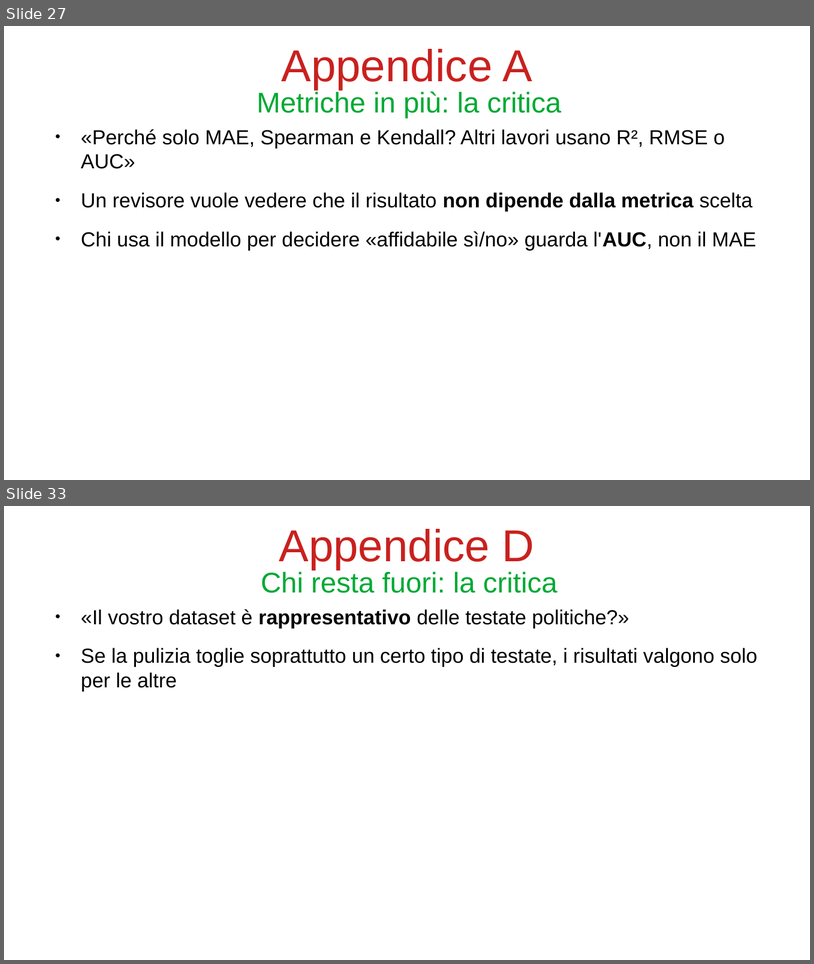
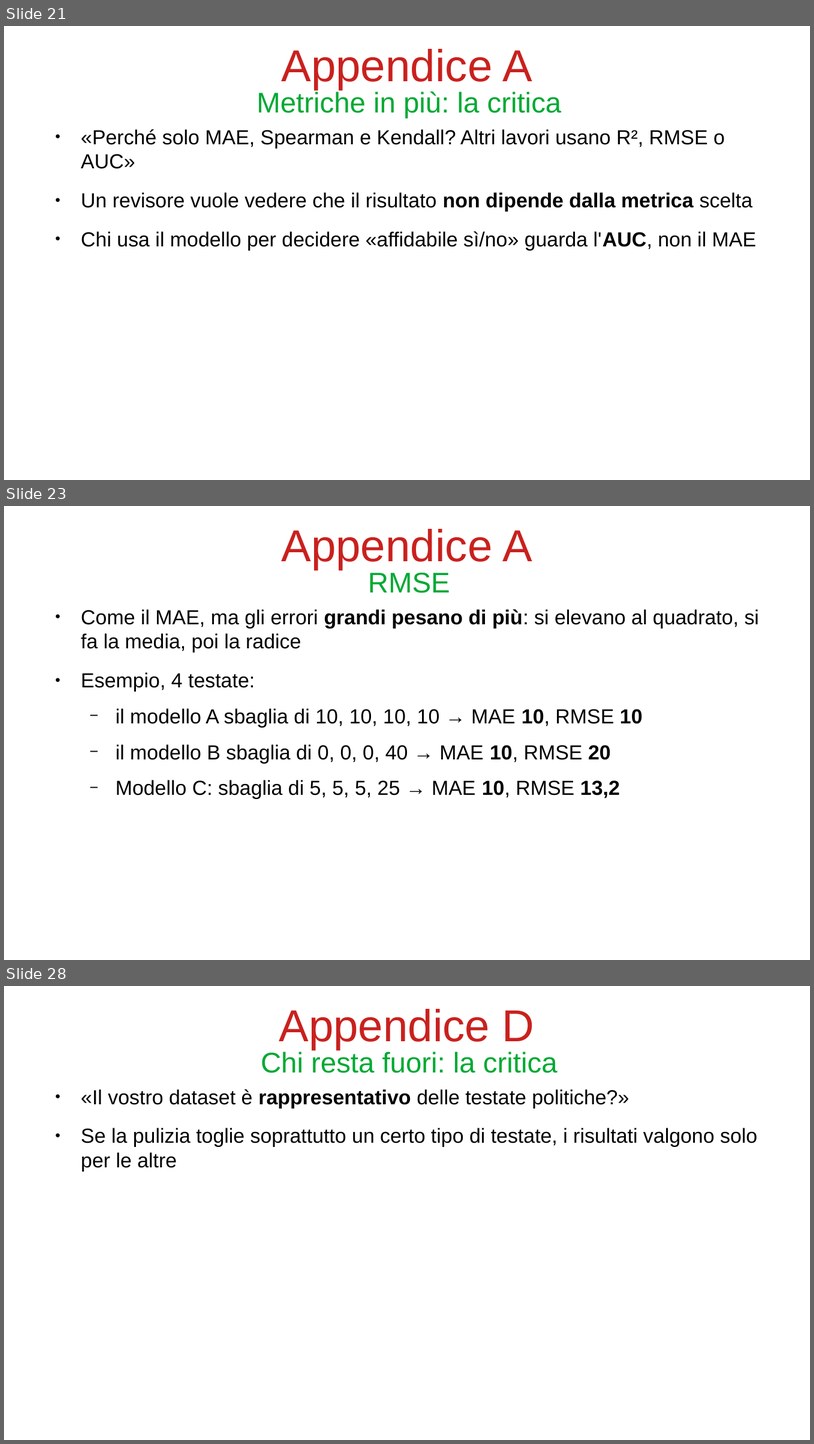
Before and after one commit to bianchi-john/PublisherClassification, a slide deck: Presentazioni/Paper rivista/PaperRivista.odp. Shown one above the other, each under a label of ours: slides 27 and 33 before the commit, slides 21, 23 and 28 after it; the slides between them are not shown. The pictures are 814x964 and 814x1444 pixels, drawn with LibreOffice and Linux fonts; fonts in the diff are those of the drawing. Boxes give left, top, right and bottom in pixels: in the first picture for what was removed or moved away, otherwise in the second. Text is boxed around its words. In the diff, an @@ line names an element or a change of style, - is before the commit and + after.

```diff
--- a/Presentazioni/Paper rivista/PaperRivista.odp
+++ b/Presentazioni/Paper rivista/PaperRivista.odp
@@ slide 23 added at bbox=[4, 506, 810, 960], background #FFFFFF @@
@@ title added at bbox=[282, 529, 533, 570], 44 pt, text #C9211E @@
+Appendice A
@@ title added at bbox=[368, 573, 450, 593], 28 pt, text #00A933 @@
+RMSE
@@ text added at bbox=[81, 609, 759, 799], 20 pt, text #000000 @@
+● Come il MAE, ma gli errori grandi pesano di più: si elevano al quadrato, si fa la media, poi la radice
+● Esempio, 4 testate:
+  − il modello A sbaglia di 10, 10, 10, 10 → MAE 10, RMSE 10
+  − il modello B sbaglia di 0, 0, 0, 40 → MAE 10, RMSE 20
+  − Modello C: sbaglia di 5, 5, 5, 25 → MAE 10, RMSE 13,2
@@ what was slide 27 is now slide 21 @@
@@ what was slide 33 is now slide 28 @@
```
Also in this commit, not shown: 14 slides changed, 3 other slides added, 6 slides removed, 29 other files.
